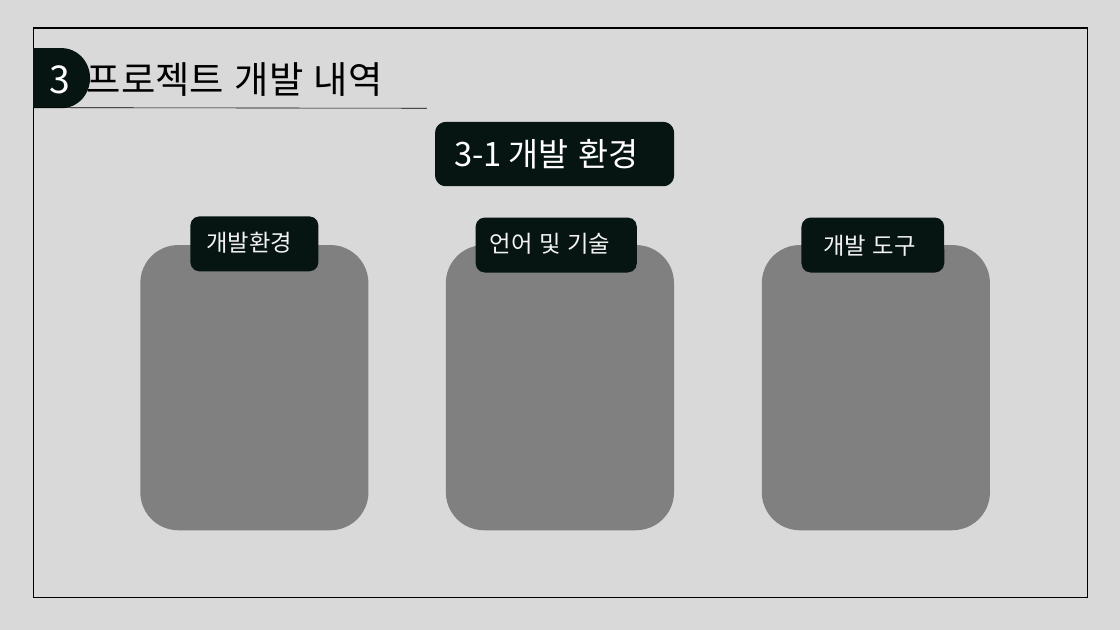
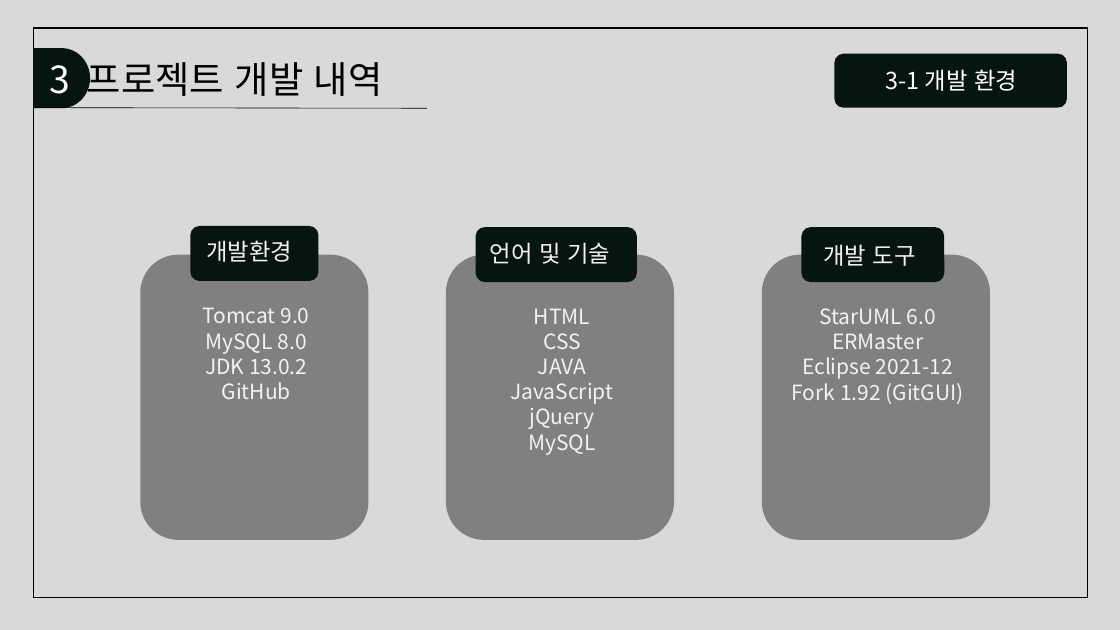
Before and after one commit to juhyeonjong2/KeyBoard, a slide deck: slide 9 of Documents/5. 발표/세상모든키보드.pptx (slide 10 before the commit). Drawn at 1120x630 pixels with LibreOffice and Linux fonts; fonts in the diff are those of the drawing. Boxes give left, top, right and bottom in pixels: in the first picture for what was removed or moved away, otherwise in the second. Text is boxed around its words. In the diff, an @@ line names an element or a change of style, - is before the commit and + after.

```diff
--- a/Documents/5. 발표/세상모든키보드.pptx
+++ b/Documents/5. 발표/세상모든키보드.pptx
@@ rounded rectangle: place and size @@
-rounded rectangle at [435, 122, 674, 187]
+rounded rectangle at [834, 54, 1067, 108]
@@ text "3-1 개발 환경": place and size @@
-text "3-1 개발 환경" at [454, 139, 638, 169]
+text "3-1 개발 환경" at [885, 69, 1017, 91]
@@ text "3-1 개발 환경" at [885, 69, 1017, 91]: size 28 to 20 pt; alignment left to centre @@
@@ 6 rounded rectangles, 3 texts: place and size @@
-6 rounded rectangles, 3 texts at [140, 217, 991, 531]
+6 rounded rectangles, 3 texts at [140, 226, 991, 540]
@@ text added at [203, 307, 309, 399], 18 pt, text #F2F2F2 @@
+Tomcat 9.0
+MySQL 8.0
+JDK 13.0.2
+GitHub
@@ text added at [510, 308, 613, 455], 18 pt, text #F2F2F2 @@
+HTML
+CSS
+JAVA
+JavaScript
+jQuery
+MySQL
@@ text added at [792, 308, 964, 404], 18 pt, text #F2F2F2 @@
+StarUML 6.0
+ERMaster
+Eclipse 2021-12
+Fork 1.92 (GitGUI)
```
Also in this commit, not shown: 7 other slides changed, 1 slide added, 6 slides removed.
